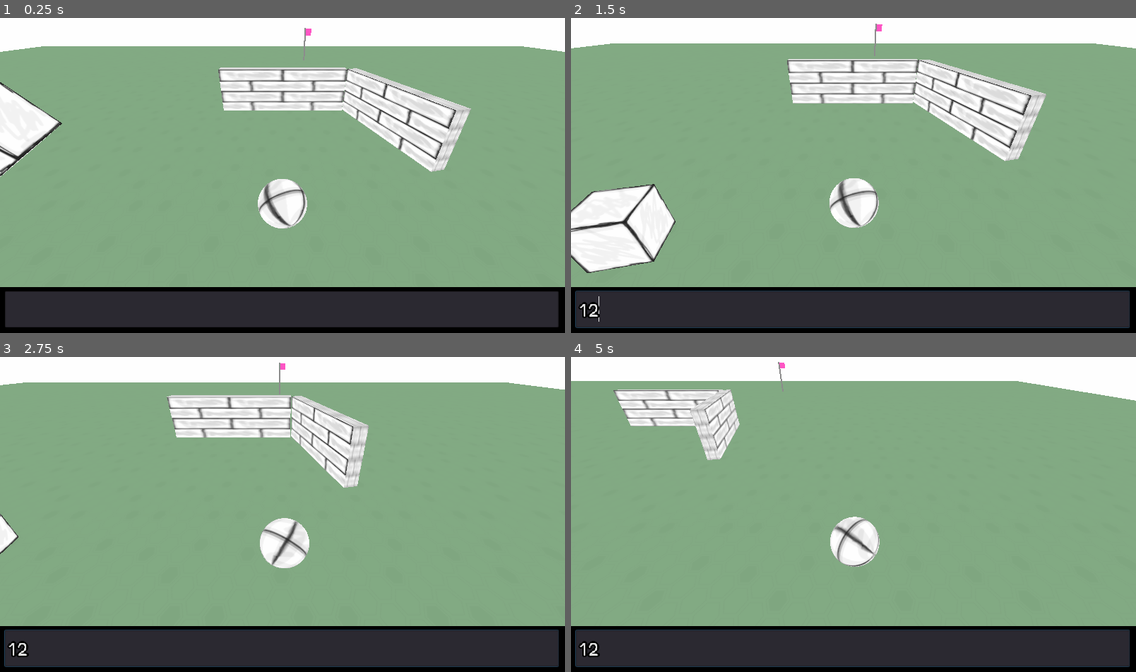
Above: before the commit, frames 1-4 (two rows, left to right).
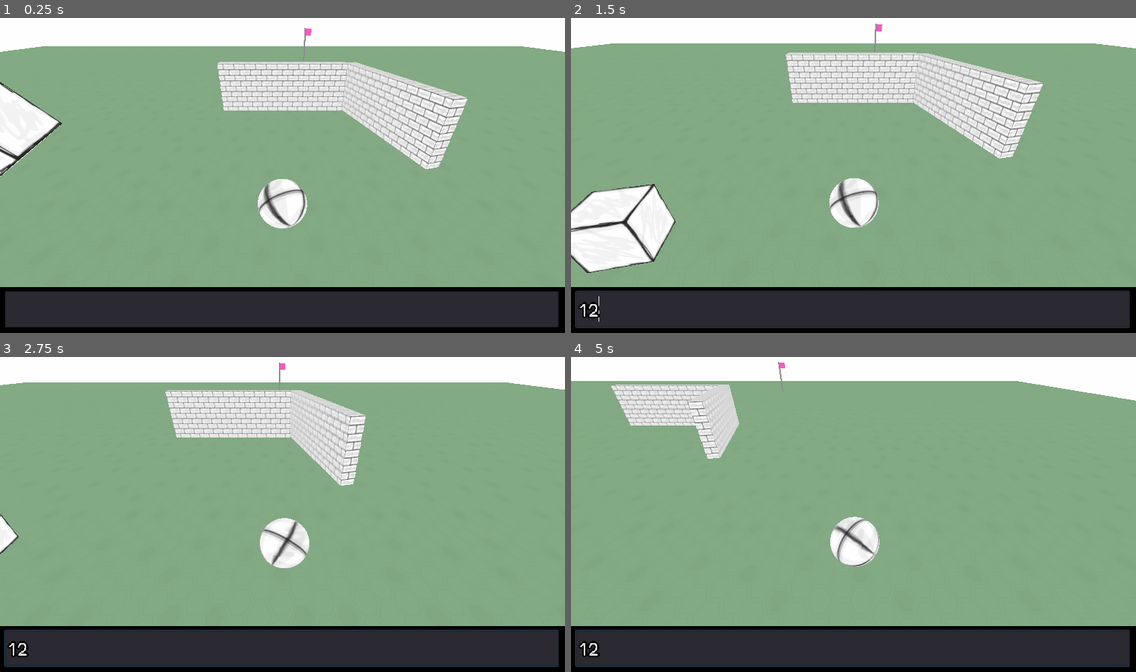
Above: after the commit, the same moments.

Repository: toimisto/rollballgenesis
Game: Godot game, scene res://scenes/Main.tscn
The game is run twice, just before and just after one commit, with the same random seed, the same clock (stepped at 60 frames per second) and the same inputs.
Inputs (mouse positions are in pixels of both pictures, inside the frame that each line leads up to):
- Up to frame 1 (0.25 s): no input
- Up to frame 2 (1.5 s): click (853, 307) at 0.52 s; type "12" at 0.6 s; hold Right (ui_right) from 1.28 s (still down)
- Up to frame 3 (2.75 s): release Right (ui_right) at 2.03 s; hold Down (ui_down) from 2.03 s (still down)
- Up to frame 4 (5 s): release Down (ui_down) at 2.78 s; hold Right (ui_right) 2.78-3.53 s; hold Up (ui_up) 3.53-4.28 s; hold Left (ui_left) from 4.28 s (still down)

The runs differ from the first frame. In frame 1, 4.3% of the frame differs, in the area x 1-84%, y 10-49%; in frame 2, 4.7%, in the area x 1-85%, y 9-81%; in frame 3, 3.2%; in frame 4, 1.6%.

Commit message:
better wall texturing

Diff:
--- a/scenes/Level.tscn
+++ b/scenes/Level.tscn
@@ -44,6 +44,7 @@
 
 [sub_resource type="CubeMesh" id=8]
 material = SubResource( 7 )
+size = Vector3( 1, 5, 12 )
 
 [sub_resource type="BoxShape" id=9]
 
@@ -73,7 +74,7 @@
 shape = SubResource( 3 )
 
 [node name="MeshInstance" type="MeshInstance" parent="Floor"]
-transform = Transform( 1, -7.45058e-09, 0, 0, 1, 0, 0, 0, 1, 0.00143495, 0, 6.01292e-05 )
+transform = Transform( 1, -7.45058e-09, 0, 0, 1, 0, 0, 0, 1, 0, 0, 0 )
 mesh = SubResource( 5 )
 material/0 = null
 
@@ -98,7 +99,7 @@
 [node name="Walls" type="Node" parent="."]
 
 [node name="wall" type="StaticBody" parent="Walls"]
-transform = Transform( -2.18557e-08, 0, 6, 0, 2, 0, -0.5, 0, -2.62268e-07, 0, 2, -16.567 )
+transform = Transform( -4.37114e-08, 0, 1, 0, 1, 0, -1, 0, -4.37114e-08, 0, 2, -16.567 )
 
 [node name="MeshInstance" type="MeshInstance" parent="Walls/wall"]
 transform = Transform( 1, 0, 0, 0, 1, 0, 0, 0, 1, 0.0316086, 1.19209e-07, 0.0032297 )
@@ -109,7 +110,7 @@
 shape = SubResource( 9 )
 
 [node name="wall2" type="StaticBody" parent="Walls"]
-transform = Transform( 0.483038, 0, 1.54957, 0, 2, 0, -0.129131, 0, 5.79645, 8.151, 2, -11.233 )
+transform = Transform( 0.966075, 0, 0.258261, 0, 1, 0, -0.258261, 0, 0.966075, 8.151, 2, -11.233 )
 
 [node name="MeshInstance" type="MeshInstance" parent="Walls/wall2"]
 transform = Transform( 1, 0, 0, 0, 1, 0, 0, 0, 1, -0.170731, 1.19209e-07, 0.0663041 )
